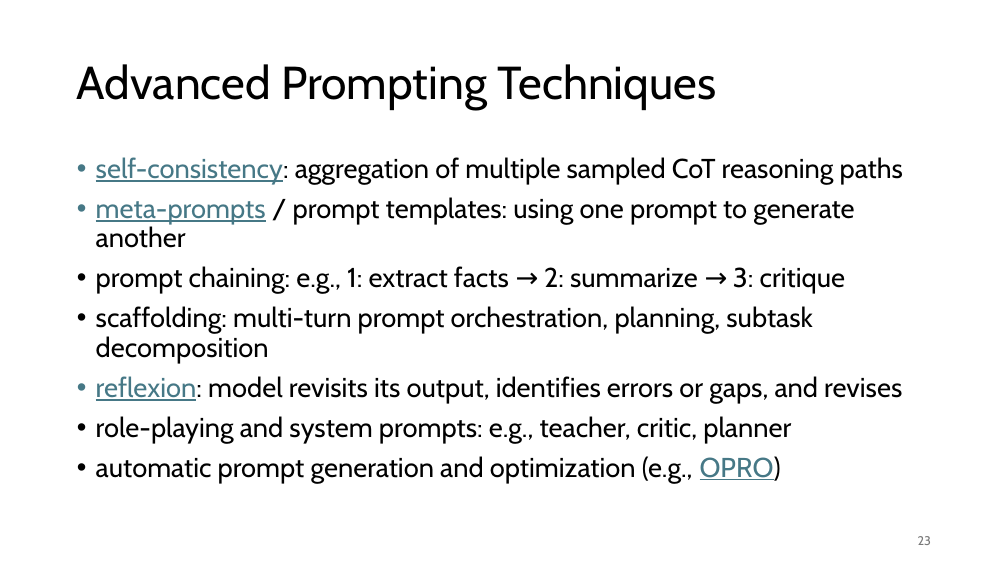
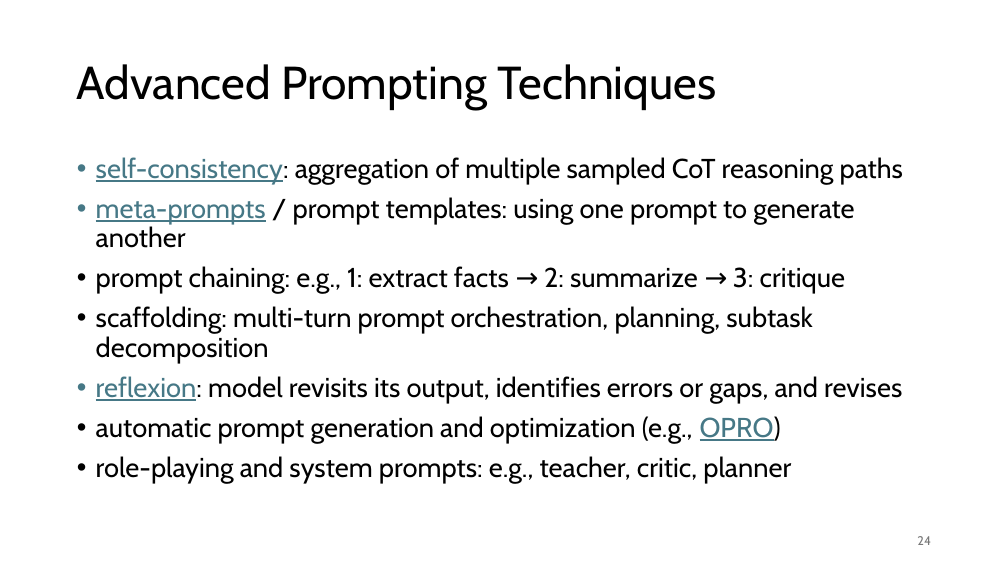
Before and after one commit to FelixWick/language_models, a slide deck: slide 24 of slides/4_context_engineering.pptx (slide 23 before the commit). Drawn at 1008x567 pixels with LibreOffice and Linux fonts; fonts in the diff are those of the drawing. Boxes give left, top, right and bottom in pixels: in the first picture for what was removed or moved away, otherwise in the second. Text is boxed around its words. In the diff, an @@ line names an element or a change of style, - is before the commit and + after.

```diff
--- a/slides/4_context_engineering.pptx
+++ b/slides/4_context_engineering.pptx
@@ text at [96, 416, 781, 443]: paragraph added @@
+• automatic prompt generation and optimization (e.g., OPRO)
@@ text at [96, 456, 781, 483]: paragraph removed @@
-• automatic prompt generation and optimization (e.g., OPRO)
@@ page number at [917, 536, 931, 545]: text changed @@
-23
+24
```
Also in this commit, not shown: 4 slides added, 8 other files.
